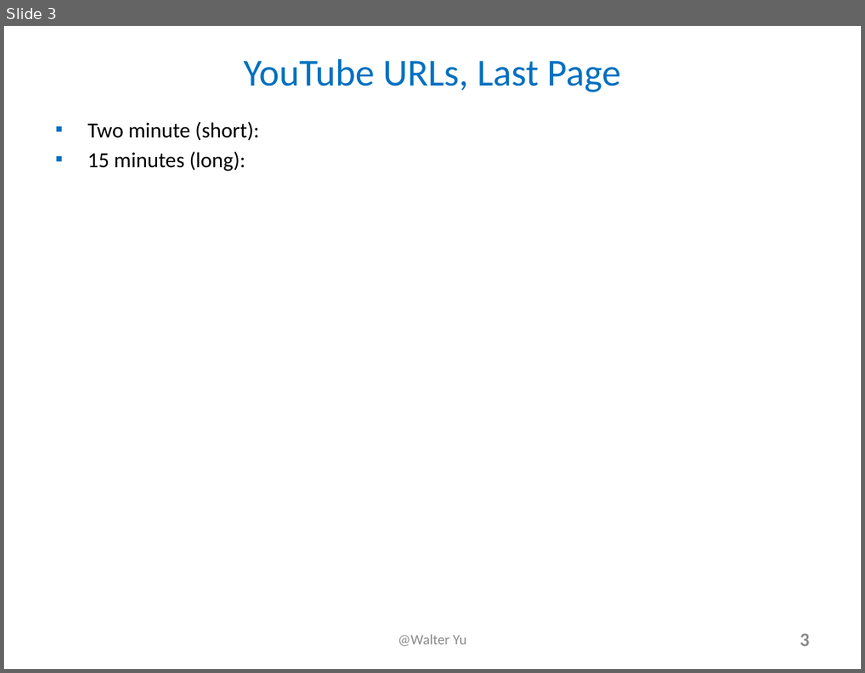
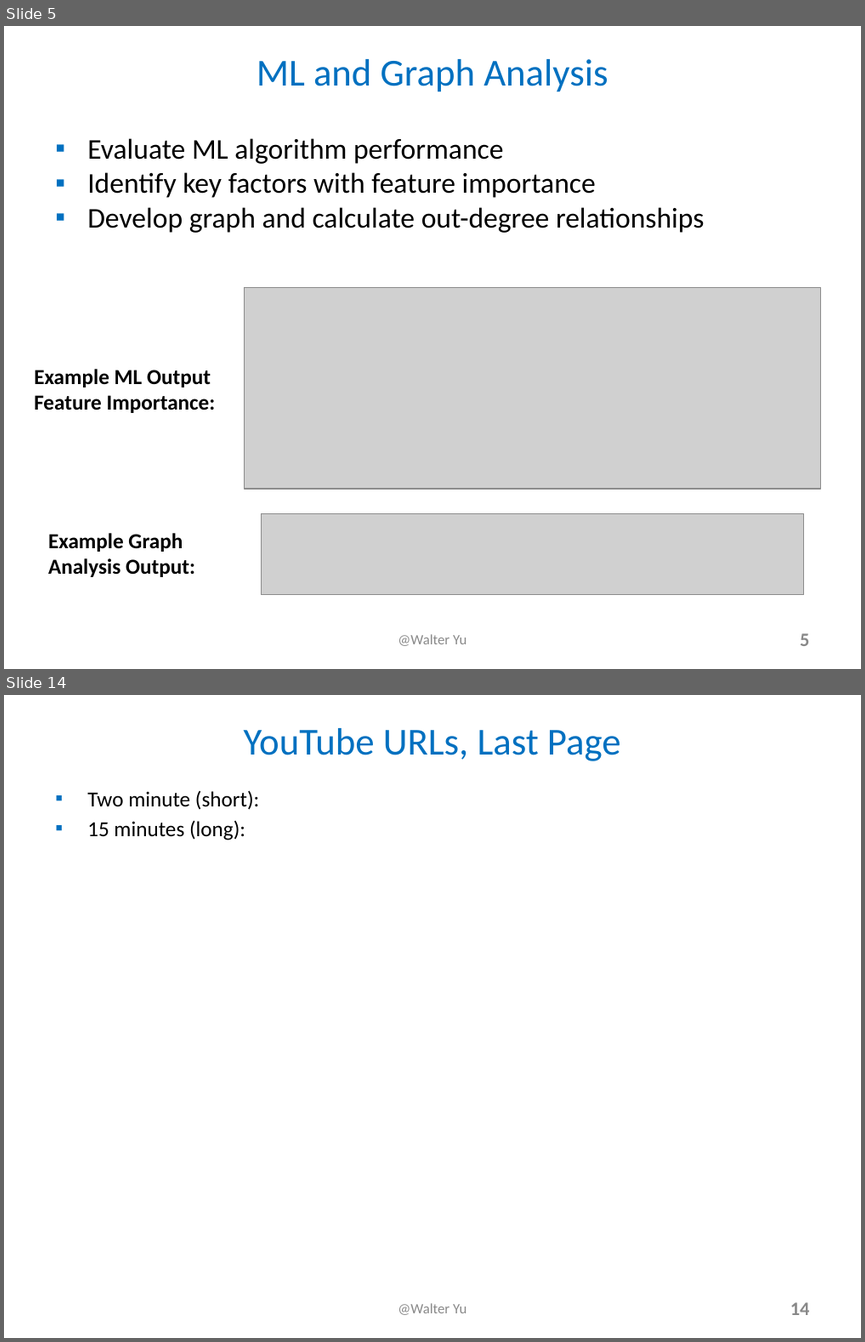
Before and after one commit to walteryu/e63-final, a slide deck: presentation/FinalProjectSlides_e63_2018_WY.pptx. Shown one above the other, each under a label of ours: slide 3 before the commit, slides 5 and 14 after it; the slides between them are not shown. The pictures are 865x673 and 865x1342 pixels, drawn with LibreOffice and Linux fonts; fonts in the diff are those of the drawing; grey boxes stand for pictures. Boxes give left, top, right and bottom in pixels: in the first picture for what was removed or moved away, otherwise in the second. Text is boxed around its words. In the diff, an @@ line names an element or a change of style, - is before the commit and + after.

```diff
--- a/presentation/FinalProjectSlides_e63_2018_WY.pptx
+++ b/presentation/FinalProjectSlides_e63_2018_WY.pptx
@@ slide 5 added at (4,26,861,669), background #FFFFFF @@
@@ title added at (256,59,608,92), 32 pt, text #0070C0 @@
+ML and Graph Analysis
@@ text added at (87,138,704,233), 24 pt, text #000000 @@
+▪ Evaluate ML algorithm performance
+▪ Identify key factors with feature importance
+▪ Develop graph and calculate out-degree relationships
@@ picture added at (244,287,821,488) @@
@@ text added at (34,369,216,413), 18 pt, text #000000, bold @@
+Example ML Output
+Feature Importance:
@@ text added at (48,533,195,577), 18 pt, text #000000, bold @@
+Example Graph
+Analysis Output:
@@ picture added at (261,514,803,595) @@
@@ text added at (398,634,466,646), 12 pt, text #898989 @@
+@Walter Yu
@@ page number added at (800,633,809,646), 16 pt, text #888888, bold @@
+5
@@ what was slide 3 is now slide 14 @@
@@ page number at (790,1302,810,1315): text changed @@
-3
+14
```
Also in this commit, not shown: 2 slides changed, 10 other slides added.
